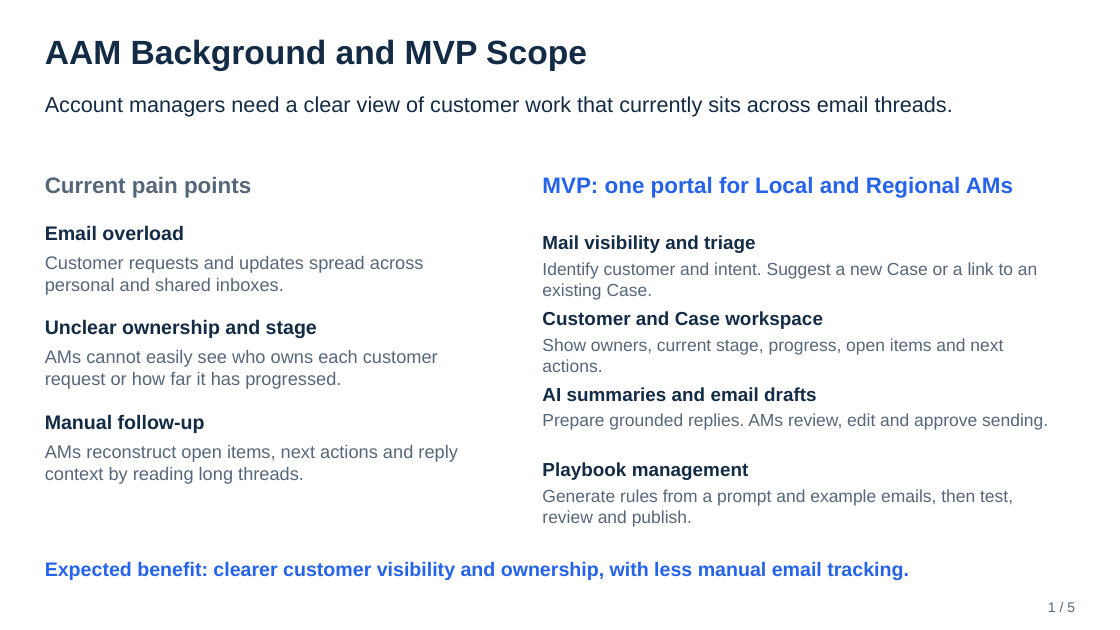
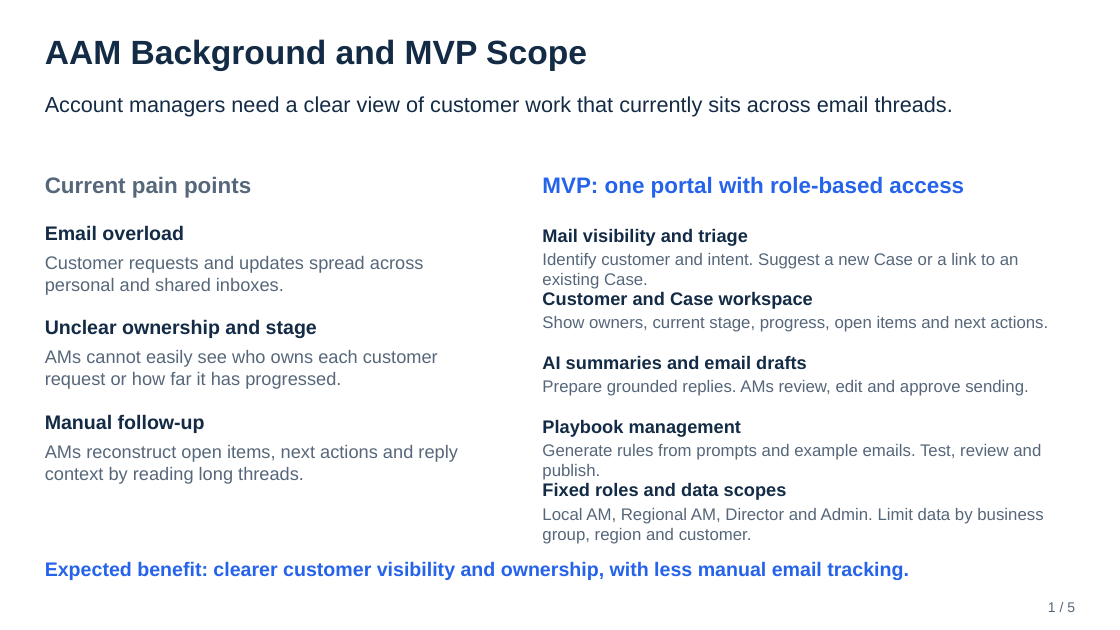
Before and after one commit to realAaronWu/aam, a slide deck: slide 1 of docs/presentations/aam-project-overview-mvp.pptx. Drawn at 1120x630 pixels with LibreOffice and Linux fonts; fonts in the diff are those of the drawing. Boxes give left, top, right and bottom in pixels: in the first picture for what was removed or moved away, otherwise in the second. Text is boxed around its words. In the diff, an @@ line names an element or a change of style, - is before the commit and + after.

Commit message:
docs: add fixed RBAC roles and scoped authorization to MVP design

```diff
--- a/docs/presentations/aam-project-overview-mvp.pptx
+++ b/docs/presentations/aam-project-overview-mvp.pptx
@@ text at bbox=[542, 176, 964, 198]: text changed @@
-MVP: one portal for Local and Regional AMs
+MVP: one portal with role-based access
@@ text "Mail visibility and triage": place and size @@
-text "Mail visibility and triage" at bbox=[542, 235, 755, 253]
+text "Mail visibility and triage" at bbox=[542, 228, 748, 246]
@@ text "Identify customer and intent. Suggest ...": place and size @@
-text "Identify customer and intent. Suggest ..." at bbox=[542, 262, 1037, 300]
+text "Identify customer and intent. Suggest ..." at bbox=[542, 253, 1019, 289]
@@ text "Customer and Case workspace": place and size @@
-text "Customer and Case workspace" at bbox=[542, 311, 823, 329]
+text "Customer and Case workspace" at bbox=[542, 291, 813, 309]
@@ text "Show owners, current stage, progress, ...": place and size @@
-text "Show owners, current stage, progress, ..." at bbox=[542, 338, 1003, 372]
+text "Show owners, current stage, progress, ..." at bbox=[542, 316, 1048, 332]
@@ text "AI summaries and email drafts": place and size @@
-text "AI summaries and email drafts" at bbox=[542, 387, 816, 401]
+text "AI summaries and email drafts" at bbox=[542, 355, 807, 369]
@@ size 18.8 to 18 pt in 3 elements at bbox=[542, 253, 1019, 289], bbox=[542, 316, 1048, 332], bbox=[542, 380, 1028, 396] @@
@@ text "Prepare grounded replies. AMs review, ...": place and size @@
-text "Prepare grounded replies. AMs review, ..." at bbox=[542, 413, 1048, 430]
+text "Prepare grounded replies. AMs review, ..." at bbox=[542, 380, 1028, 396]
@@ size 20.2 to 19.5 pt in 4 elements at bbox=[542, 228, 748, 246], bbox=[542, 291, 813, 309], bbox=[542, 355, 807, 369], bbox=[542, 419, 741, 437] @@
@@ text "Playbook management": place and size @@
-text "Playbook management" at bbox=[542, 462, 749, 480]
+text "Playbook management" at bbox=[542, 419, 741, 437]
@@ text at bbox=[542, 444, 1041, 480]: text changed; size 18.8 to 18 pt @@
-Generate rules from a prompt and example emails, then test, review and publish.
+Generate rules from prompts and example emails. Test, review and publish.
@@ text added at bbox=[542, 483, 787, 500], 19.5 pt, text #132B45, bold @@
+Fixed roles and data scopes
@@ text added at bbox=[542, 508, 1043, 544], 18 pt, text #56677A @@
+Local AM, Regional AM, Director and Admin. Limit data by business group, region and customer.
```
Also in this commit, not shown: 3 other slides changed, 2 other files.
